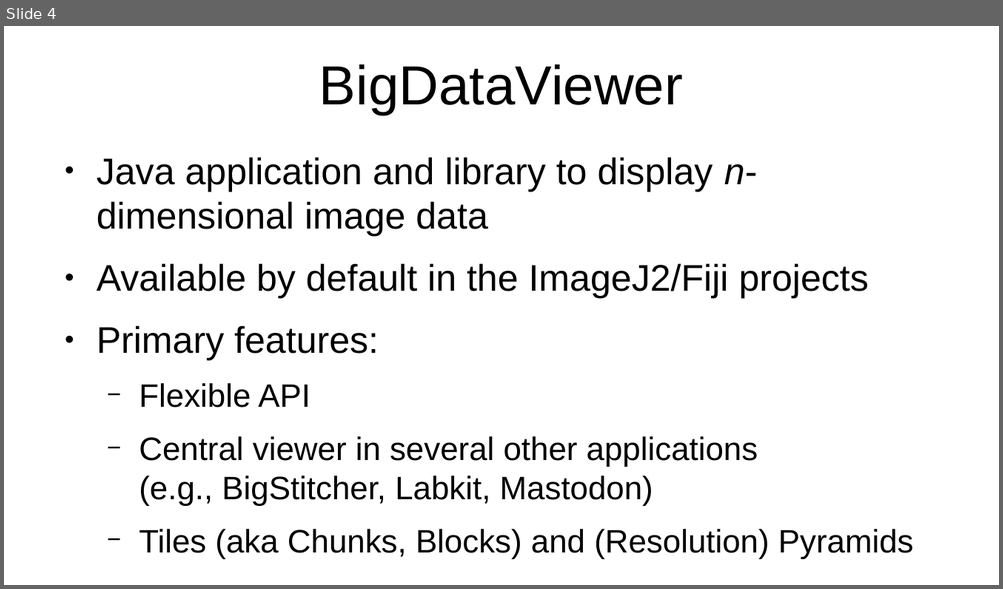
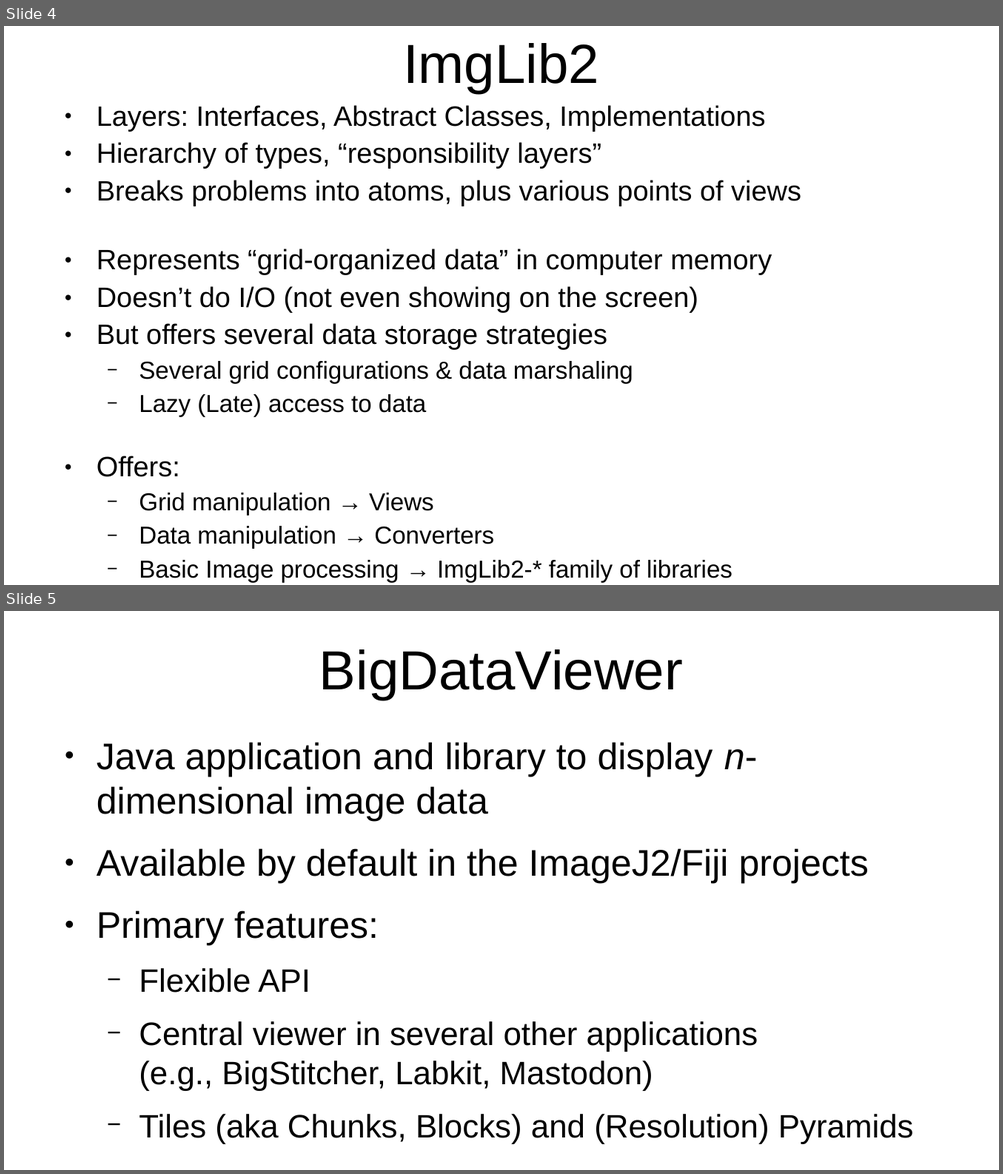
Before and after one commit to xulman/HackBrno23_introIntoImglib2AndBDV, a slide deck: intro_presentation/imglib2_BDV_intro_2023.odp. Shown one above the other, each under a label of ours: slide 4 before the commit, slides 4 and 5 after it. The pictures are 1003x589 and 1003x1174 pixels, drawn with LibreOffice and Linux fonts; fonts in the diff are those of the drawing. Boxes give left, top, right and bottom in pixels: in the first picture for what was removed or moved away, otherwise in the second. Text is boxed around its words. In the diff, an @@ line names an element or a change of style, - is before the commit and + after.

Commit message:
ADD: one page in the presentation about ImgLib2:
- layers and hierarchy,
- no I/O
- grid and data manipulation - Views, Converters

```diff
--- a/intro_presentation/imglib2_BDV_intro_2023.odp
+++ b/intro_presentation/imglib2_BDV_intro_2023.odp
@@ slide 4 added at [4, 26, 999, 585], background #FFFFFF @@
@@ title added at [403, 43, 599, 93], 44 pt, text #000000 @@
+ImgLib2
@@ text added at [96, 105, 801, 579], 22.4 pt, text #000000 @@
+● Layers: Interfaces, Abstract Classes, Implementations
+● Hierarchy of types, “responsibility layers”
+● Breaks problems into atoms, plus various points of views
+● Represents “grid-organized data” in computer memory
+● Doesn’t do I/O (not even showing on the screen)
+● But offers several data storage strategies
+  − Several grid configurations & data marshaling
+  − Lazy (Late) access to data
+● Offers:
+  − Grid manipulation → Views
+  − Data manipulation → Converters
+  − Basic Image processing → ImgLib2-* family of libraries
@@ what was slide 4 is now slide 5 @@
```
